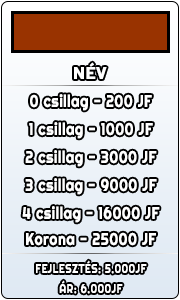
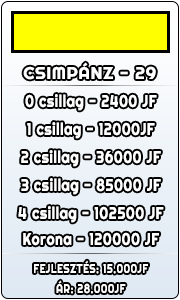
Layers edited between the first and the second (180, 300) image:
renamed "NÉV" to "CSIMPÁNZ - 29", painted on it over [23,62,156,80]
renamed "Korona - 25000 JF" to "Korona - 120000 JF", painted on it over [23,232,159,246]
renamed "4 csillag - 16000 JF" to "4 csillag - 102500 JF", painted on it over [18,206,164,223]
renamed "3 csillag - 9000 JF" to "3 csillag - 85000 JF", painted on it over [21,178,161,195]
renamed "2 csillag - 3000 JF" to "2 csillag - 36000 JF", painted on it over [21,150,161,167]
renamed "1 csillag - 1000 JF" to "1 csillag - 12000JF", painted on it over [27,122,155,139]
renamed "0 csillag - 200 JF" to "0 csillag - 2400 JF", painted on it over [25,94,157,111]
renamed "FEJLESZTÉS: 5.000JF" to "FEJLESZTÉS: 15.000JF", painted on it over [34,260,148,274]
renamed "ÁR: 6.000JF" to "ÁR: 28.000JF", painted on it over [56,280,126,294]
